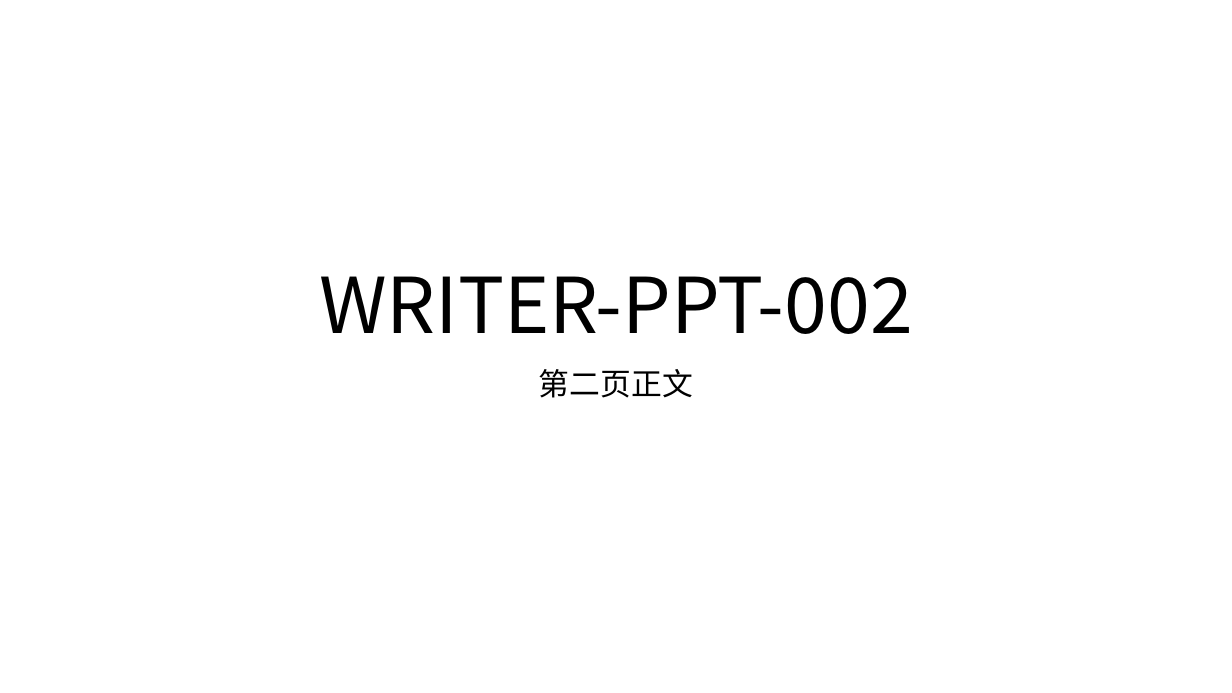
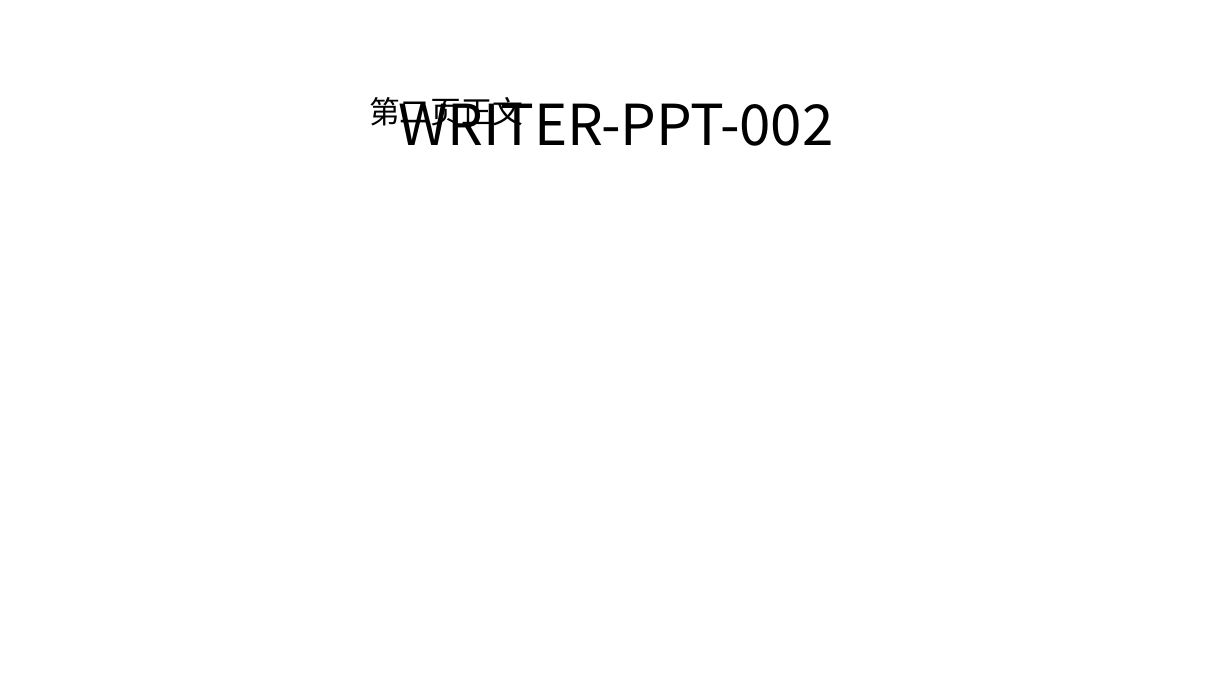
Before and after one commit to yjdyamv/some-office, a slide deck: slide 2 of samples/written-scratch.ppt. Drawn at 1232x693 pixels with LibreOffice and Linux fonts; fonts in the diff are those of the drawing. Boxes give left, top, right and bottom in pixels: in the first picture for what was removed or moved away, otherwise in the second. Text is boxed around its words. In the diff, an @@ line names an element or a change of style, - is before the commit and + after.

Commit message:
ppt: write_presentation 改用生成器，形状树不再克隆
内嵌模板现在只贡献 Document 骨架、主母版和一个版式；每页 Slide 由 slide_record 现拼，正文仍放进同一个占位符（段落符分隔），所以读回来的文字与克隆路径一致。write_from_slide_template 保留克隆行为供外来模板使用。真 PowerPoint 2016 验证 samples/written-scratch.ppt（2 页，27648 B，原 208896 B）、written-picture.ppt（32256 B）、written.ppt（126464 B，克隆路径）全部通过，文字逐页读回正确。docs/ppt.md §9.24。

```diff
--- a/samples/written-scratch.ppt
+++ b/samples/written-scratch.ppt
@@ title "WRITER-PPT-002": place and size @@
-title "WRITER-PPT-002" at <box>319,276,913,334</box>
+title "WRITER-PPT-002" at <box>398,97,833,146</box>
@@ title "WRITER-PPT-002" at <box>398,97,833,146</box>: size 60 to 44 pt; vertical alignment bottom to top @@
@@ title "第二页正文": place and size @@
-title "第二页正文" at <box>539,369,693,398</box>
+title "第二页正文" at <box>369,97,523,132</box>
@@ title "第二页正文" at <box>369,97,523,132</box>: alignment centre to left @@
```
Also in this commit, not shown: 1 other slide changed, 6 other files.
